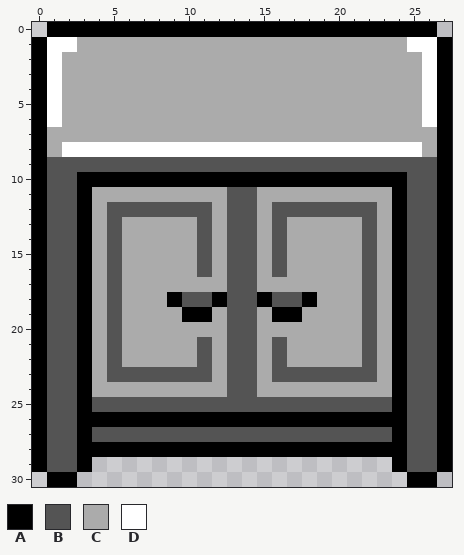
Pixel-art sprite -- assets/sprites/wardrobe.png. The picture above was drawn from the file before the commit.
The file is 28x31 pixels.
Palette (. is transparent): A #000000  B #545454  C #ababab  D #ffffff
Pixels before, first column x 0:
 0 .AAAAAAAAAAAAAAAAAAAAAAAAAA.
 1 ADDCCCCCCCCCCCCCCCCCCCCCCDDA
 2 ADCCCCCCCCCCCCCCCCCCCCCCCCDA
 3 ADCCCCCCCCCCCCCCCCCCCCCCCCDA
 4 ADCCCCCCCCCCCCCCCCCCCCCCCCDA
 5 ADCCCCCCCCCCCCCCCCCCCCCCCCDA
 6 ADCCCCCCCCCCCCCCCCCCCCCCCCDA
 7 ACCCCCCCCCCCCCCCCCCCCCCCCCCA
 8 ACDDDDDDDDDDDDDDDDDDDDDDDDCA
 9 ABBBBBBBBBBBBBBBBBBBBBBBBBBA
10 ABBAAAAAAAAAAAAAAAAAAAAAABBA
11 ABBACCCCCCCCCBBCCCCCCCCCABBA
12 ABBACBBBBBBBCBBCBBBBBBBCABBA
13 ABBACBCCCCCBCBBCBCCCCCBCABBA
14 ABBACBCCCCCBCBBCBCCCCCBCABBA
15 ABBACBCCCCCBCBBCBCCCCCBCABBA
16 ABBACBCCCCCBCBBCBCCCCCBCABBA
17 ABBACBCCCCCCCBBCCCCCCCBCABBA
18 ABBACBCCCABBABBABBACCCBCABBA
19 ABBACBCCCCAACBBCAACCCCBCABBA
20 ABBACBCCCCCCCBBCCCCCCCBCABBA
21 ABBACBCCCCCBCBBCBCCCCCBCABBA
22 ABBACBCCCCCBCBBCBCCCCCBCABBA
23 ABBACBBBBBBBCBBCBBBBBBBCABBA
24 ABBACCCCCCCCCBBCCCCCCCCCABBA
25 ABBABBBBBBBBBBBBBBBBBBBBABBA
26 ABBAAAAAAAAAAAAAAAAAAAAAABBA
27 ABBABBBBBBBBBBBBBBBBBBBBABBA
28 ABBAAAAAAAAAAAAAAAAAAAAAABBA
29 ABBA....................ABBA
30 .AA......................AA.
The same view after the edit:
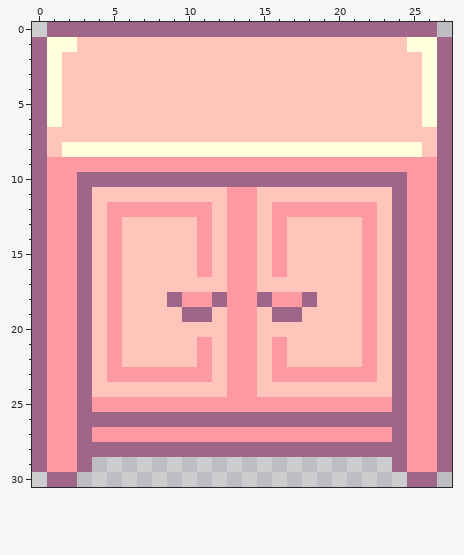
Edits made:
{"colour":"A","old":"#000000","new":"#a06689"}
{"colour":"B","old":"#545454","new":"#ff99a1"}
{"colour":"C","old":"#ababab","new":"#ffc5bb"}
{"colour":"D","old":"#ffffff","new":"#ffffdb"}
